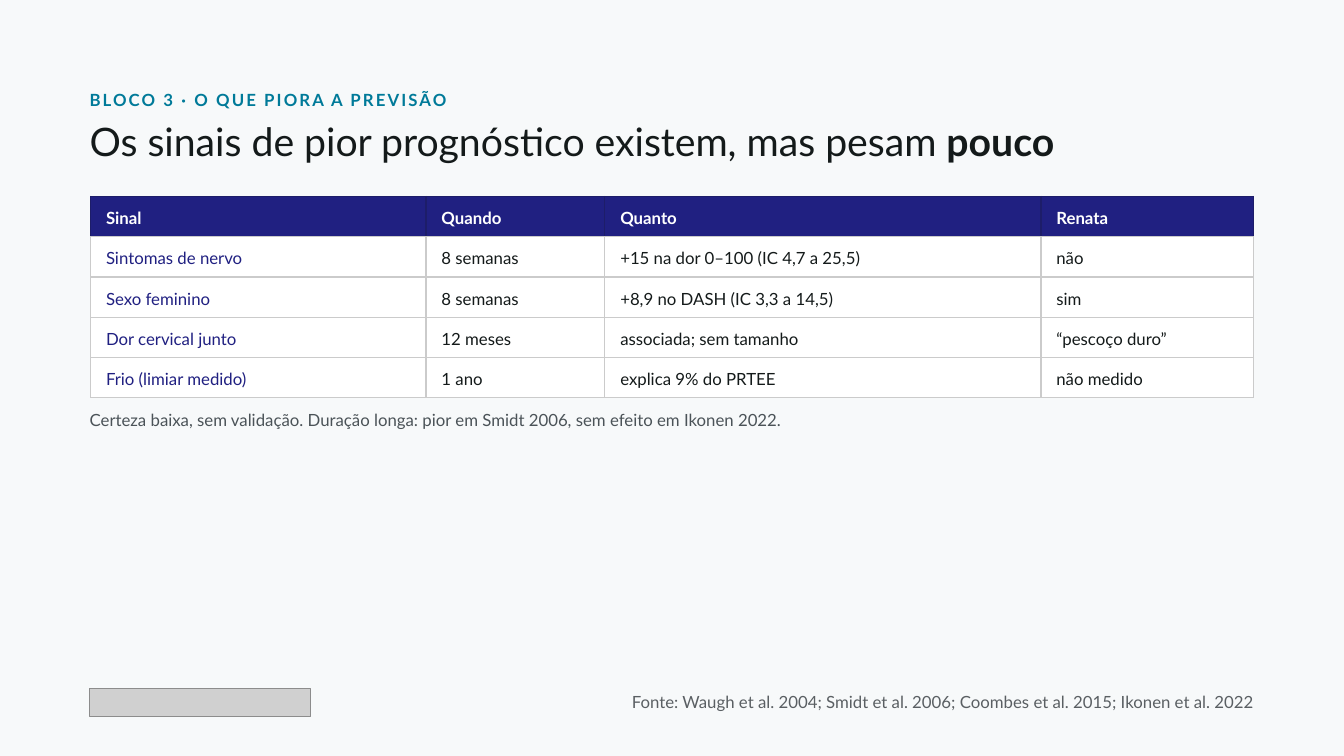
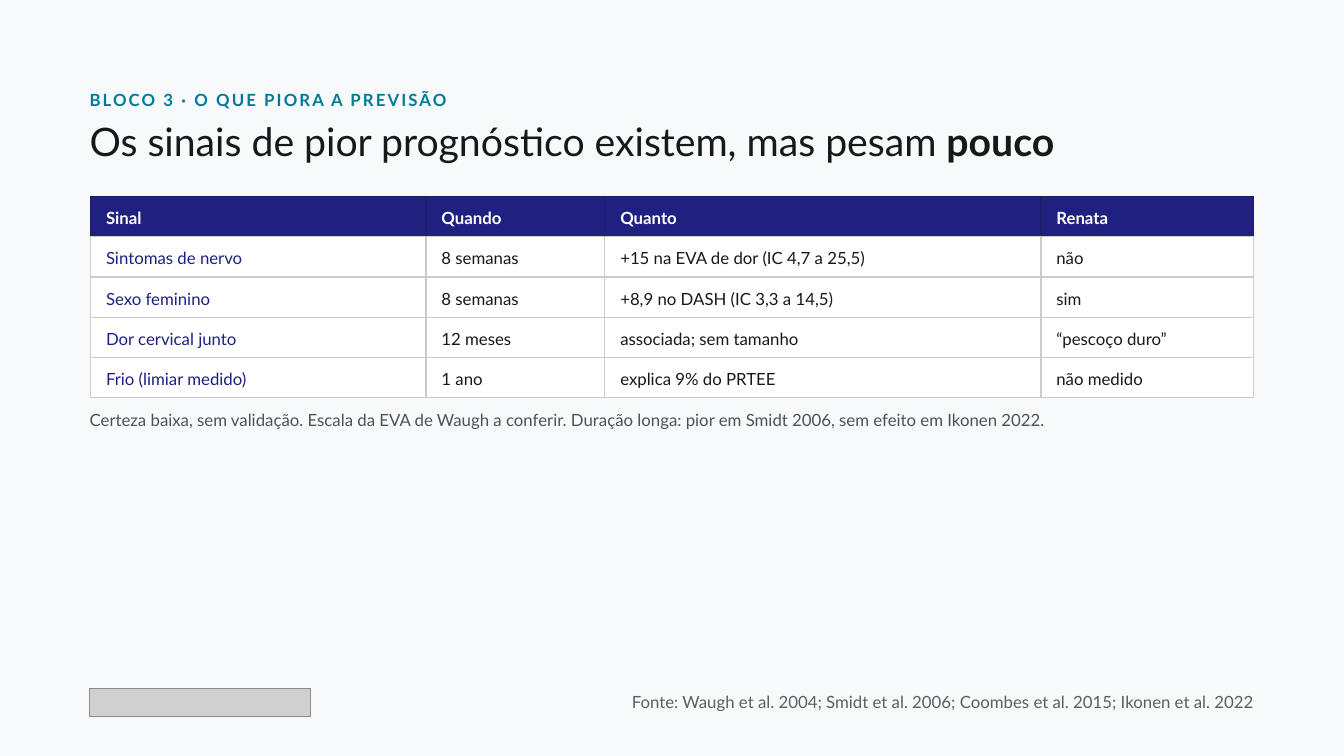
Before and after one commit to dossantosdanieel/illic, a slide deck: slide 16 of aulas/2026-11-cotovelo-lateral-1-diagnostico/04_aula/cotovelo-lateral-1-diagnostico.pptx. Drawn at 1344x756 pixels with LibreOffice and Linux fonts; fonts in the diff are those of the drawing; grey boxes stand for pictures. Boxes give left, top, right and bottom in pixels: in the first picture for what was removed or moved away, otherwise in the second. Text is boxed around its words. In the diff, an @@ line names an element or a change of style, - is before the commit and + after.

```diff
--- a/aulas/2026-11-cotovelo-lateral-1-diagnostico/04_aula/cotovelo-lateral-1-diagnostico.pptx
+++ b/aulas/2026-11-cotovelo-lateral-1-diagnostico/04_aula/cotovelo-lateral-1-diagnostico.pptx
@@ table at (91,197,1254,398) @@
-row 2, column 3: +15 na dor 0–100 (IC 4,7 a 25,5)
+row 2, column 3: +15 na EVA de dor (IC 4,7 a 25,5)
@@ text at (90,413,1044,429): text changed @@
-Certeza baixa, sem validação. Duração longa: pior em Smidt 2006, sem efeito em Ikonen 2022.
+Certeza baixa, sem validação. Escala da EVA de Waugh a conferir. Duração longa: pior em Smidt 2006, sem efeito em Ikonen 2022.
```
Also in this commit, not shown: 9 other slides changed, 18 other files.
